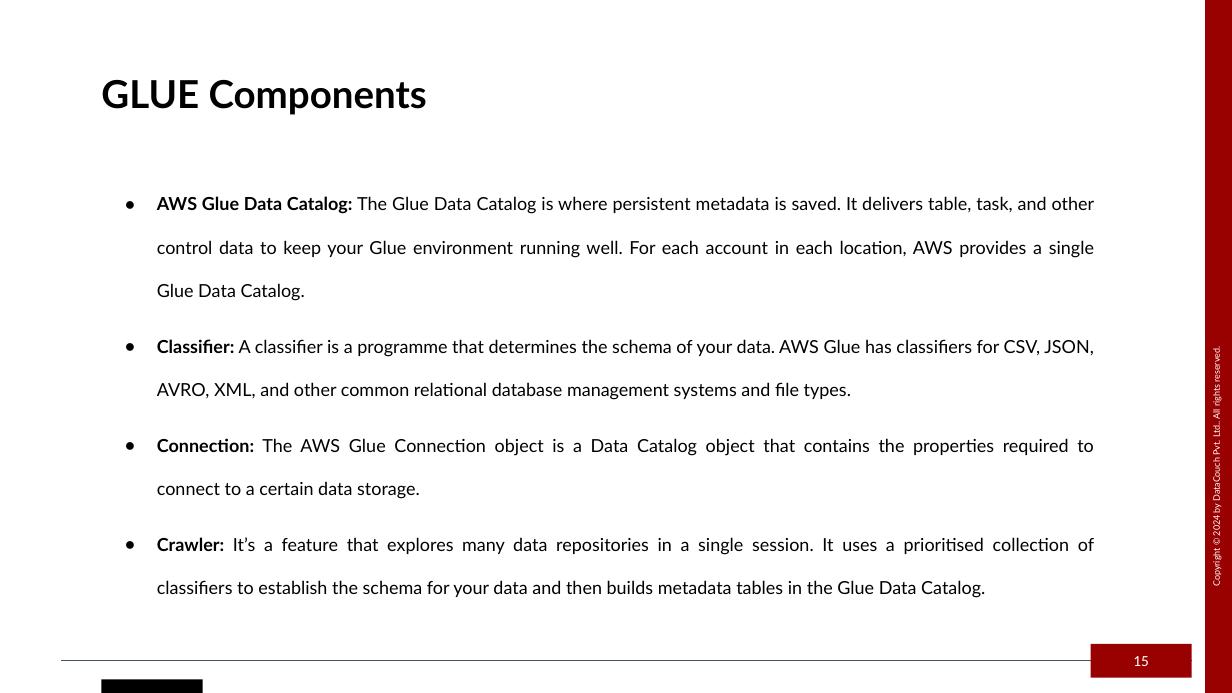
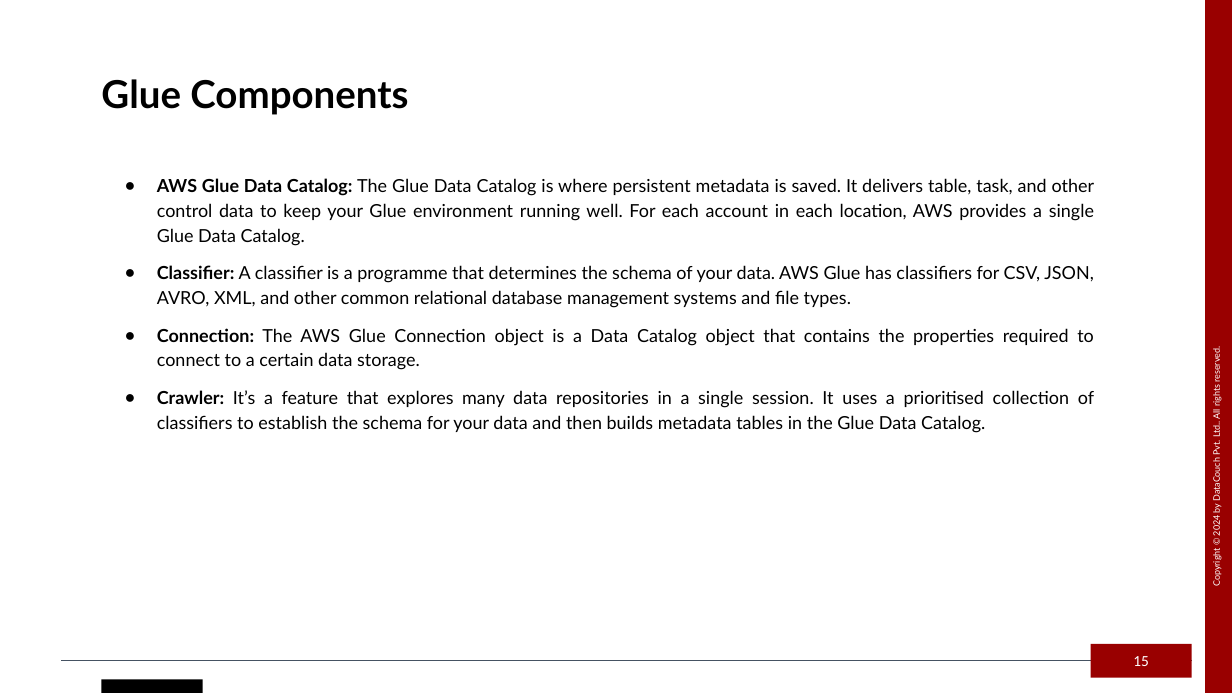
Before and after one commit to datacouch-io/aws-training-glue-redshift-athena-dms-quicksight, a slide deck: slide 15 of Slides/AWS GLUE_v1.pptx. Drawn at 1232x693 pixels with LibreOffice and Linux fonts; fonts in the diff are those of the drawing. Boxes give left, top, right and bottom in pixels: in the first picture for what was removed or moved away, otherwise in the second. Text is boxed around its words. In the diff, an @@ line names an element or a change of style, - is before the commit and + after.

```diff
--- a/Slides/AWS GLUE_v1.pptx
+++ b/Slides/AWS GLUE_v1.pptx
@@ text at (101,79,408,115): text changed @@
-GLUE Components
+Glue Components
@@ text "AWS Glue Data Catalog: The ..." at (157,178,1095,433): line spacing 2 to 1.15 @@
```
Also in this commit, not shown: 10 other slides changed, 1 other file.
